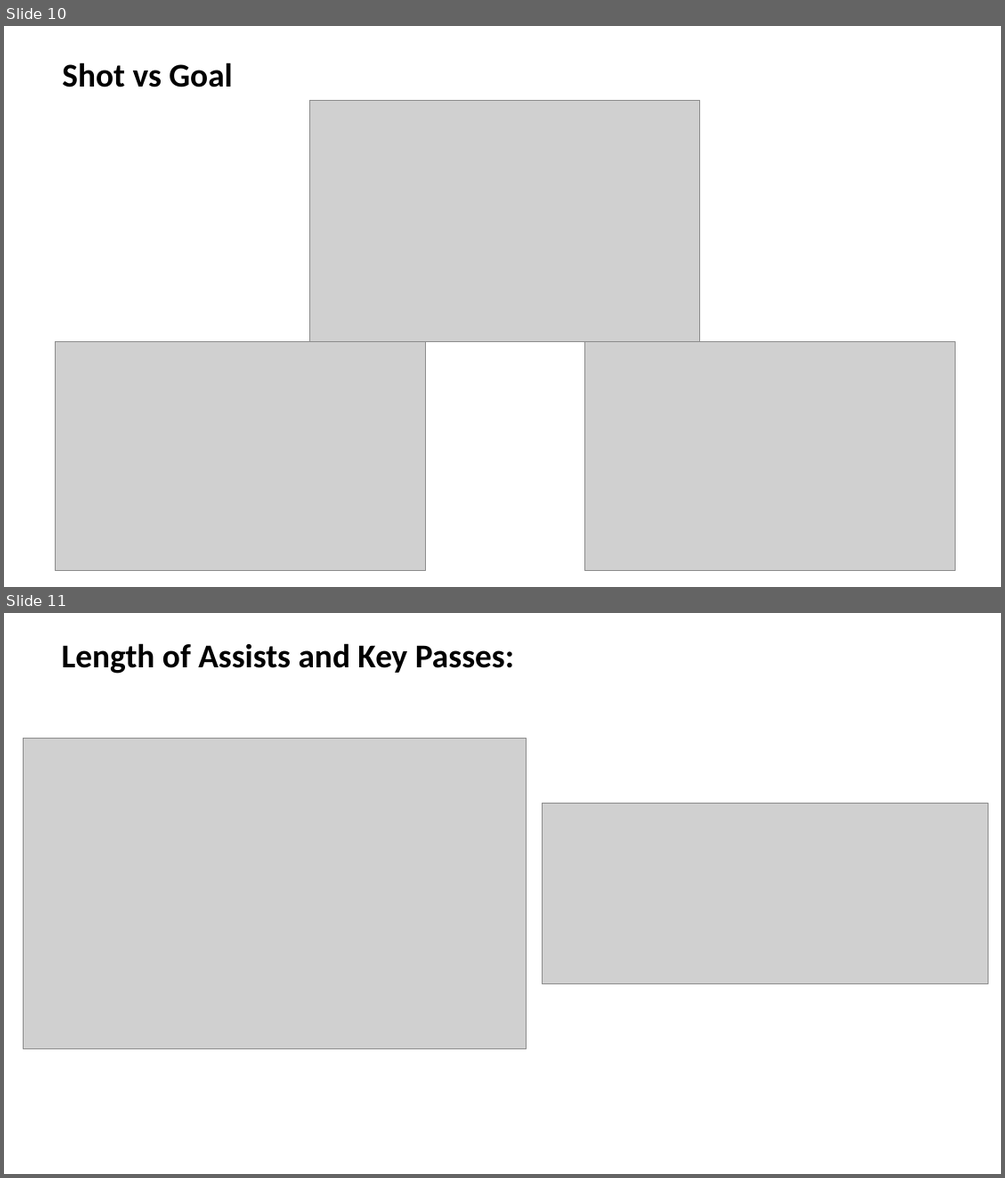
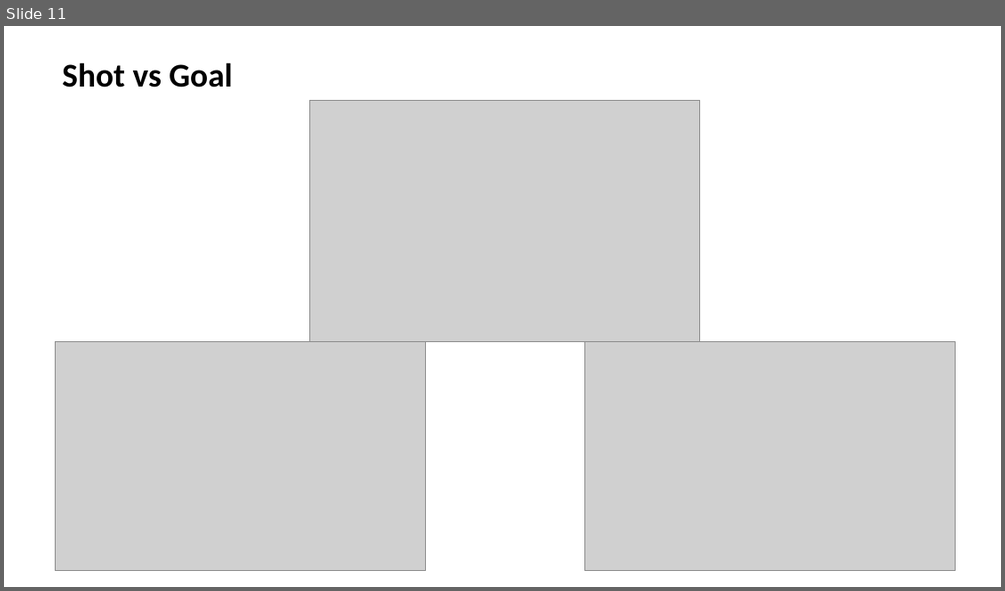
Before and after one commit to rmesina/T2_Codes-R-Us, a slide deck: midterm_project/Determining which variables contribute to likely hood of.pptx. Shown one above the other, each under a label of ours: slides 10 and 11 before the commit, slide 11 after it. The pictures are 1005x1178 and 1005x591 pixels, drawn with LibreOffice and Linux fonts; fonts in the diff are those of the drawing; grey boxes stand for pictures. Boxes give left, top, right and bottom in pixels: in the first picture for what was removed or moved away, otherwise in the second. Text is boxed around its words. In the diff, an @@ line names an element or a change of style, - is before the commit and + after.

```diff
--- a/midterm_project/Determining which variables contribute to likely hood of.pptx
+++ b/midterm_project/Determining which variables contribute to likely hood of.pptx
@@ slide 11 removed at (4,613,1001,1174), background #FFFFFF @@
@@ text removed at (62,643,514,674) @@
-Length of Assists and Key Passes:
@@ picture removed at (24,738,526,1049) @@
@@ picture removed at (542,803,988,985) @@
@@ what was slide 10 is now slide 11 @@
```
Also in this commit, not shown: 5 slides added, 1 other file.
